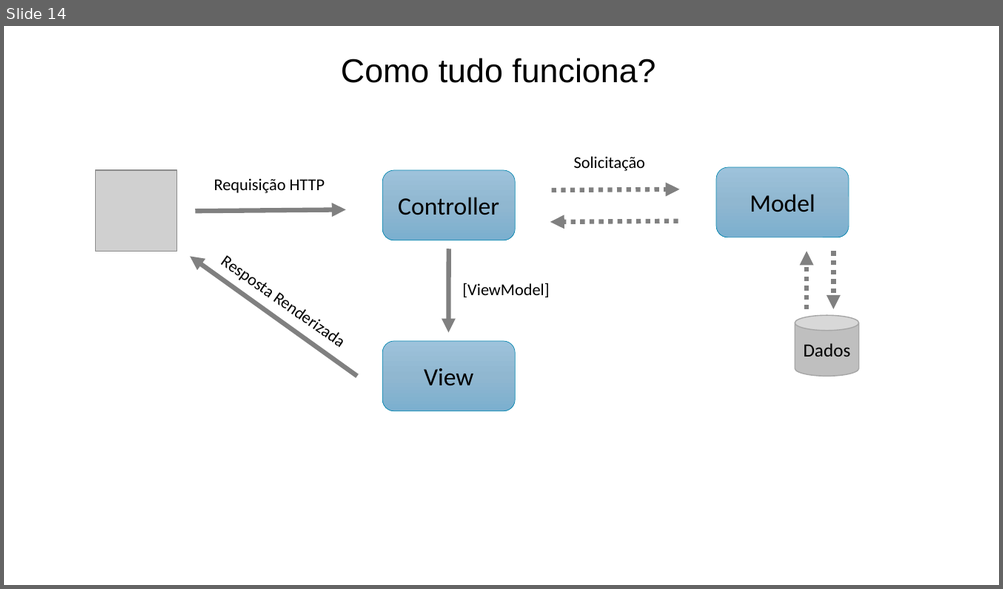
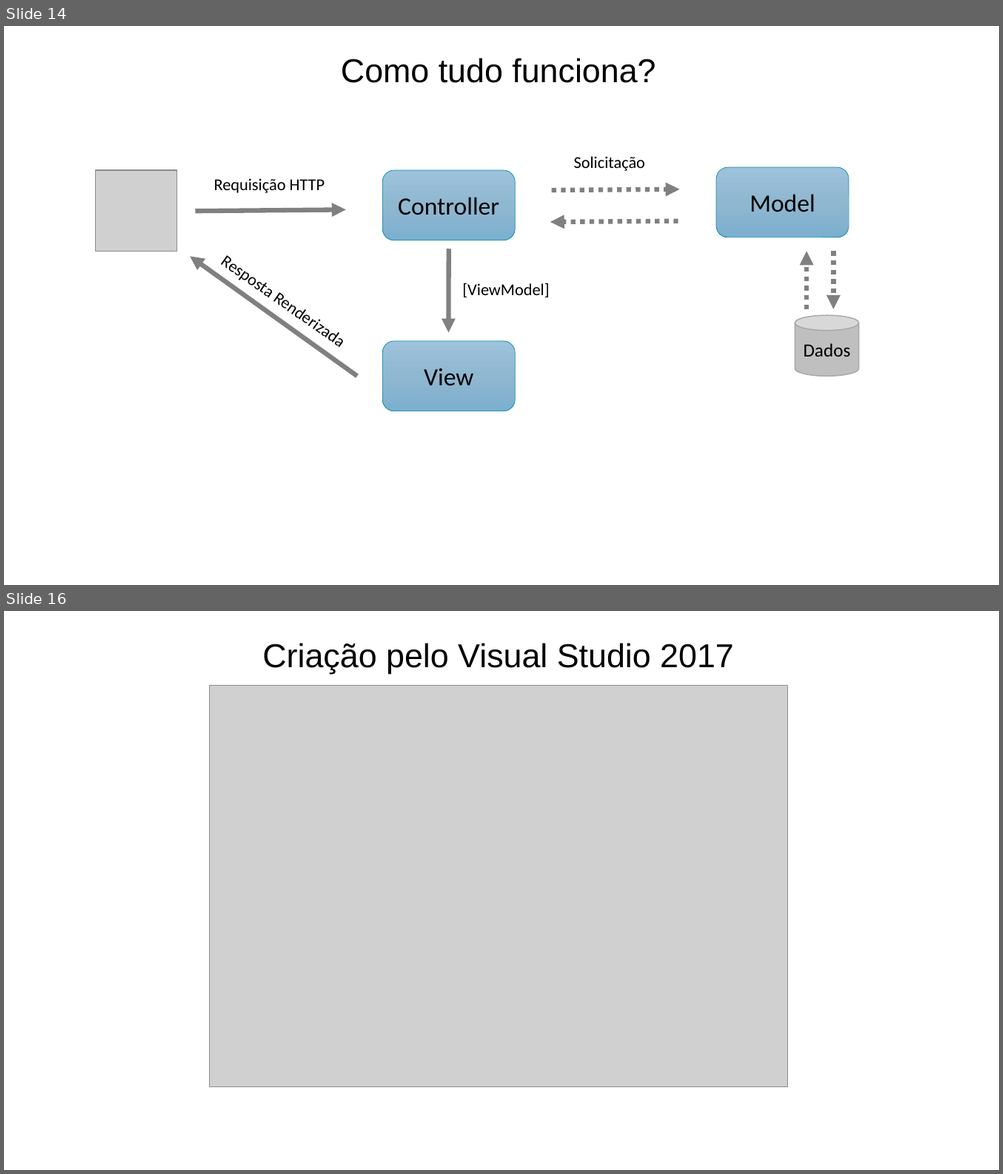
Before and after one commit to prodest/workshop-aspnet-core-mvc, a slide deck: workshop-aspnet-core-mvc.pptx. Shown one above the other, each under a label of ours: slide 14 before the commit, slides 14 and 16 after it; the slides between them are not shown. The pictures are 1003x589 and 1003x1174 pixels, drawn with LibreOffice and Linux fonts; fonts in the diff are those of the drawing; grey boxes stand for pictures; background and template pictures are left out. Boxes give left, top, right and bottom in pixels: in the first picture for what was removed or moved away, otherwise in the second. Text is boxed around its words. In the diff, an @@ line names an element or a change of style, - is before the commit and + after.

Commit message:
Criação do projeto para o workshop (empty project)

```diff
--- a/workshop-aspnet-core-mvc.pptx
+++ b/workshop-aspnet-core-mvc.pptx
@@ slide 16 added at (4, 611, 999, 1170), background #FFFFFF @@
@@ text added at (262, 643, 734, 674), 32 pt, text #000000 @@
+Criação pelo Visual Studio 2017
@@ picture added at (210, 686, 788, 1088) @@
```
Also in this commit, not shown: 10 other slides added, 6 other files.
